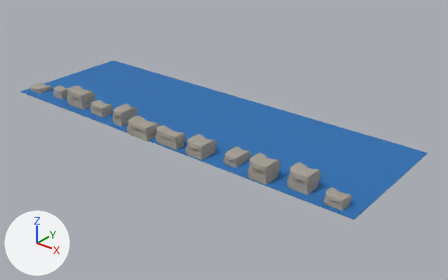
The FBX model Assets/Integrante4/Art/Grecia/grecia_bg_near.fbx: old version first, new version second.
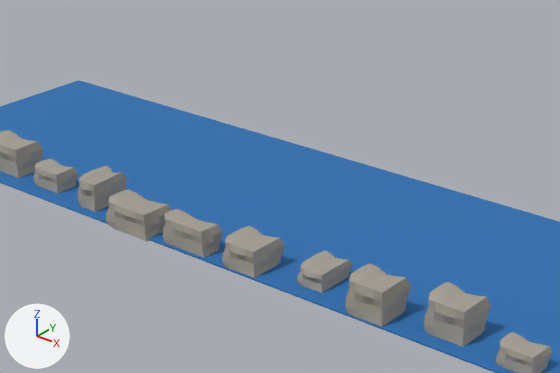
There are two pictures of each version: one whole from a 50 mm lens placed at (54.3, -52.8, 36.2), pointed at (3.7, 10.6, -3.0), one close up on the part from 16% to 79% of the width and 7% to 74% of the height. The lights are fixed; the arrows at lower left show +X, +Y and +Z. The last two pictures show the newer version. Where no turn or scale is listed for an object, it has been applied to the vertices.

Objects in the first close-up: 'grecia_bg_near'.
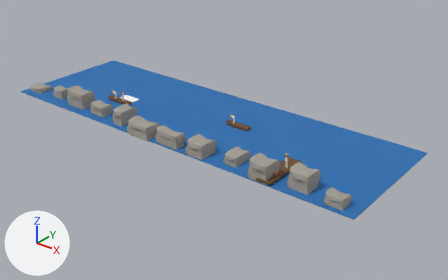
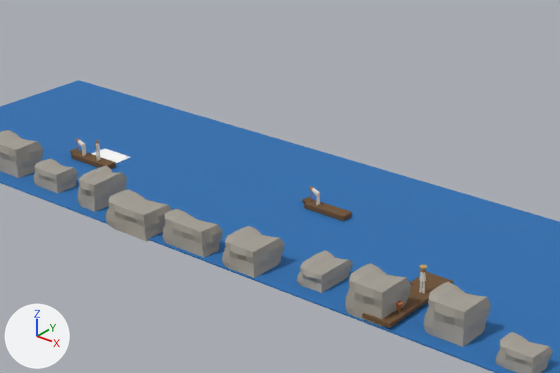
Boxes (x1, y1, x2, y2) around the edits, measured in the close-ups (560 x 373 px):
part 1 of me_grecia_bg_near, added
    after: (71, 150, 116, 169)
part 2 of me_grecia_bg_near, added (brown)
    after: (304, 199, 352, 221)
part 3 of me_grecia_bg_near, added
    after: (91, 148, 131, 163)
part 4 of me_grecia_bg_near, added (brown)
    after: (362, 272, 453, 328)
part 5 of me_grecia_bg_near, added
    after: (396, 301, 403, 312)
part 6 of me_grecia_bg_near, added
    after: (419, 272, 426, 282)
part 7 of me_grecia_bg_near, added
    after: (70, 138, 100, 154)
part 8 of me_grecia_bg_near, added
    after: (302, 186, 320, 204)

The edits, one by one:
Material 'grecia_bg_salt' (mat_grecia_bg_salt) is new.
Its base color is (1.0, 1.0, 1.0) (white #ffffff).
Its roughness is 0.9.
Material 'grecia_bg_cloth' (mat_grecia_bg_cloth) is new.
Its base color is (0.82, 0.782, 0.694) (white #eae5d9).
Its roughness is 0.85.
Material 'grecia_bg_clay' (mat_grecia_bg_clay) is new.
Its base color is (0.536, 0.139, 0.0385) (orange #c16837).
Its roughness is 0.85.
Material 'grecia_bg_trunk' (mat_grecia_bg_trunk) is new.
Its base color is (0.157, 0.0824, 0.0329) (brown #6e5133).
Its roughness is 0.9.
Material 'grecia_bg_skin' (mat_grecia_bg_skin) is new.
Its base color is (0.442, 0.198, 0.0892) (brown #b17b54).
Its roughness is 0.85.
Material 'grecia_bg_straw' (mat_grecia_bg_straw) is new.
Its base color is (0.592, 0.394, 0.111) (orange #caa85e).
Its roughness is 0.85.
me_grecia_bg_near is used by ob_grecia_bg_near; location (0.0, 0.0, 0.0).
me_grecia_bg_near had 1184 vertices, 1158 faces and spanned x -30.0..30.0, y -0.3..20.0, z -0.8..2.0.
me_grecia_bg_near now has 1648 vertices, 1468 faces and spans x -30.0..30.0, y -0.3..20.0, z -1.0..2.0.
me_grecia_bg_near part 1: a new loose piece, a box spanning x -16.0..-12.0, y 6.5..7.5, z -0.45..-0.1, in mat_grecia_bg_trunk (brown #6e5133).
me_grecia_bg_near part 2: a new loose piece, a box spanning x 4.25..7.75, y 10.5..11.5, z -0.45..-0.1, in mat_grecia_bg_trunk (brown #6e5133).
me_grecia_bg_near part 3: a new loose piece, a box spanning x -15.5..-12.5, y 7.6..9.6, z -0.48..-0.46, in mat_grecia_bg_salt (white #ffffff).
me_grecia_bg_near part 4: a new loose piece, a box spanning x 17.0..19.0, y 0.0..7.0, z -0.3..-0.05, in mat_grecia_bg_trunk (brown #6e5133).
me_grecia_bg_near part 5: a new loose piece, a 10-sided cut cone along z (radius 0.05 at the low end, 0.22 at the high end) spanning x 18.34..18.76, y 1.38..1.82, z -0.05..0.55, in mat_grecia_bg_clay (orange #c16837).
me_grecia_bg_near part 6: a new loose piece, a 6-sided cut cone along z (radius 0.2 at the low end, 0.15 at the high end) spanning x 18.13..18.47, y 4.3..4.7, z 0.8..1.35, in mat_grecia_bg_cloth (white #eae5d9).
me_grecia_bg_near part 7: 52 vertices added at x -16.5..-13.4, y 6.7..7.6, z -0.7..1.3.
me_grecia_bg_near part 8: 32 vertices added at x 3.8..5.2, y 10.8..11.6, z -0.7..1.1.
Other edits to the shape of me_grecia_bg_near do not show in these pictures.
me_grecia_bg_near gains material mat_grecia_bg_trunk (brown #6e5133).
me_grecia_bg_near gains material mat_grecia_bg_cloth (white #eae5d9).
me_grecia_bg_near gains material mat_grecia_bg_skin (brown #b17b54).
me_grecia_bg_near gains material mat_grecia_bg_salt (white #ffffff).
me_grecia_bg_near gains material mat_grecia_bg_clay (orange #c16837).
me_grecia_bg_near gains material mat_grecia_bg_straw (orange #caa85e).
